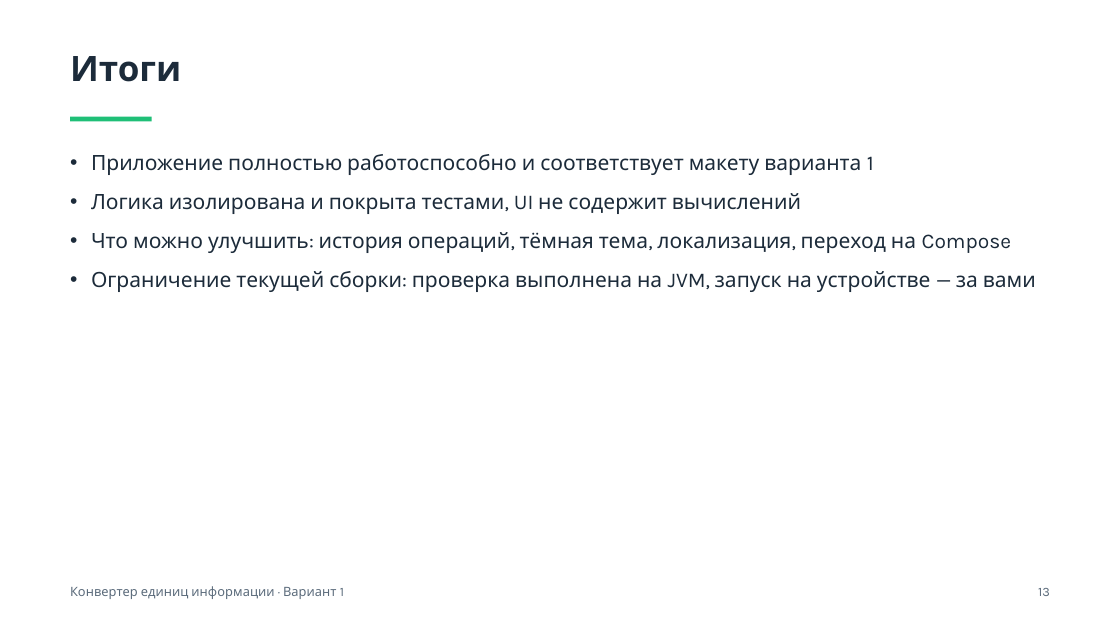
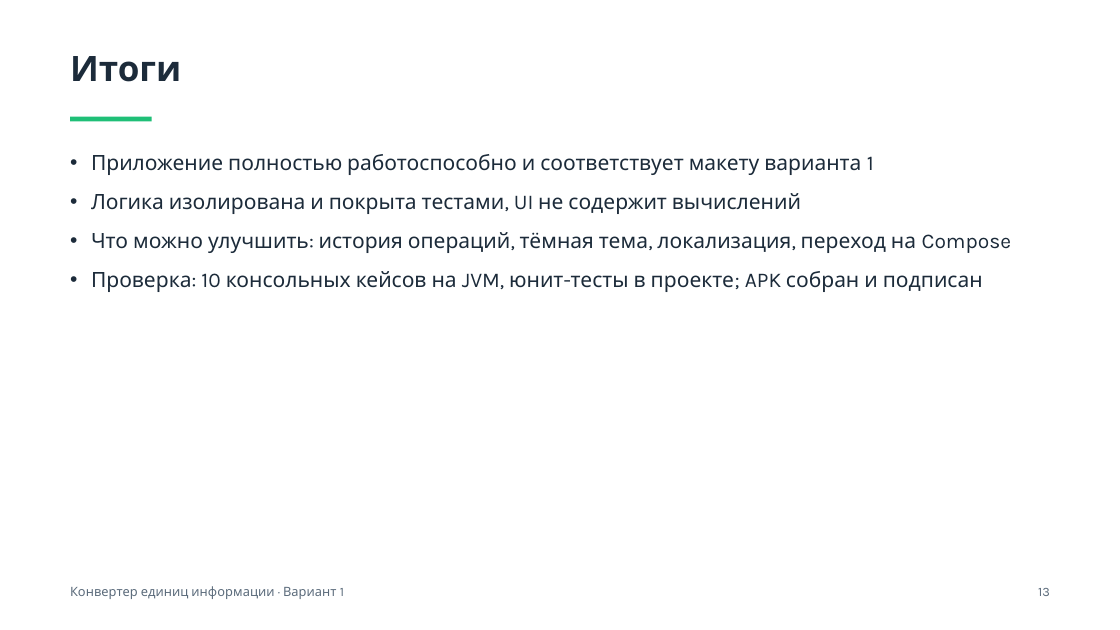
Before and after one commit to ramirchik333-ops/KoscheevPE_1_1, a slide deck: slide 13 of Publication/Презентация — Конвертер единиц информации.pptx. Drawn at 1120x630 pixels with LibreOffice and Linux fonts; fonts in the diff are those of the drawing. Boxes give left, top, right and bottom in pixels: in the first picture for what was removed or moved away, otherwise in the second. Text is boxed around its words. In the diff, an @@ line names an element or a change of style, - is before the commit and + after.

Commit message:
docs: уточнена формулировка итогового слайда презентации

```diff
--- a/Publication/Презентация — Конвертер единиц информации.pptx
+++ b/Publication/Презентация — Конвертер единиц информации.pptx
@@ text at (91, 271, 983, 292): text changed @@
-• Ограничение текущей сборки: проверка выполнена на JVM, запуск на устройстве — за вами
+• Проверка: 10 консольных кейсов на JVM, юнит-тесты в проекте; APK собран и подписан
```
